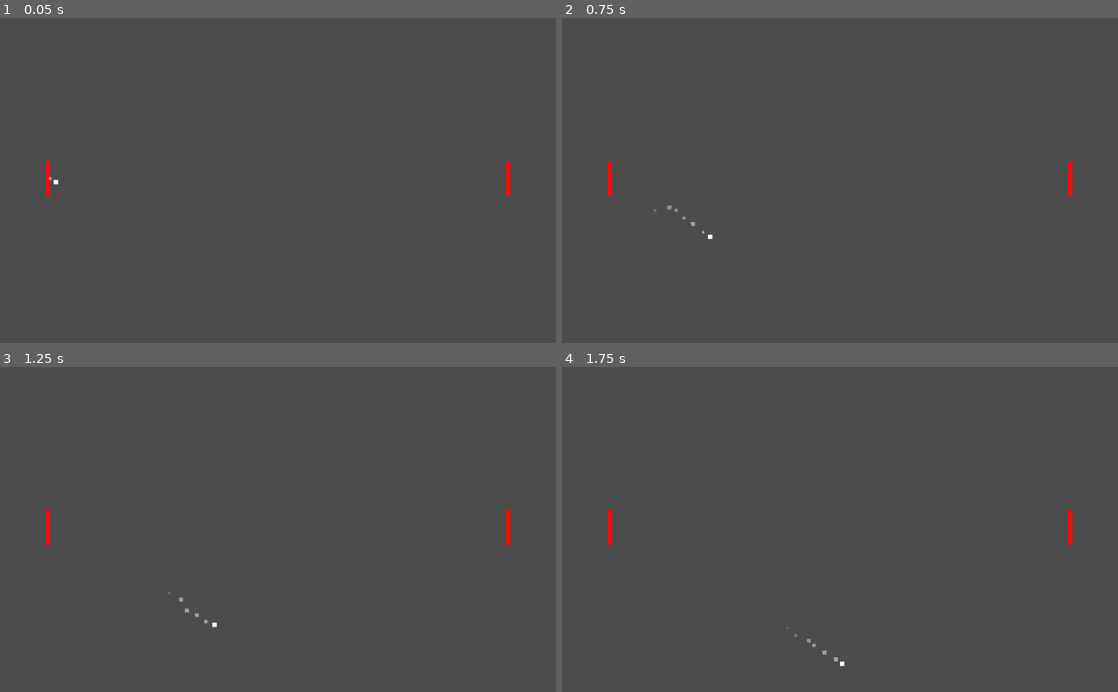
Above: before the commit, frames 1-4 (two rows, left to right).
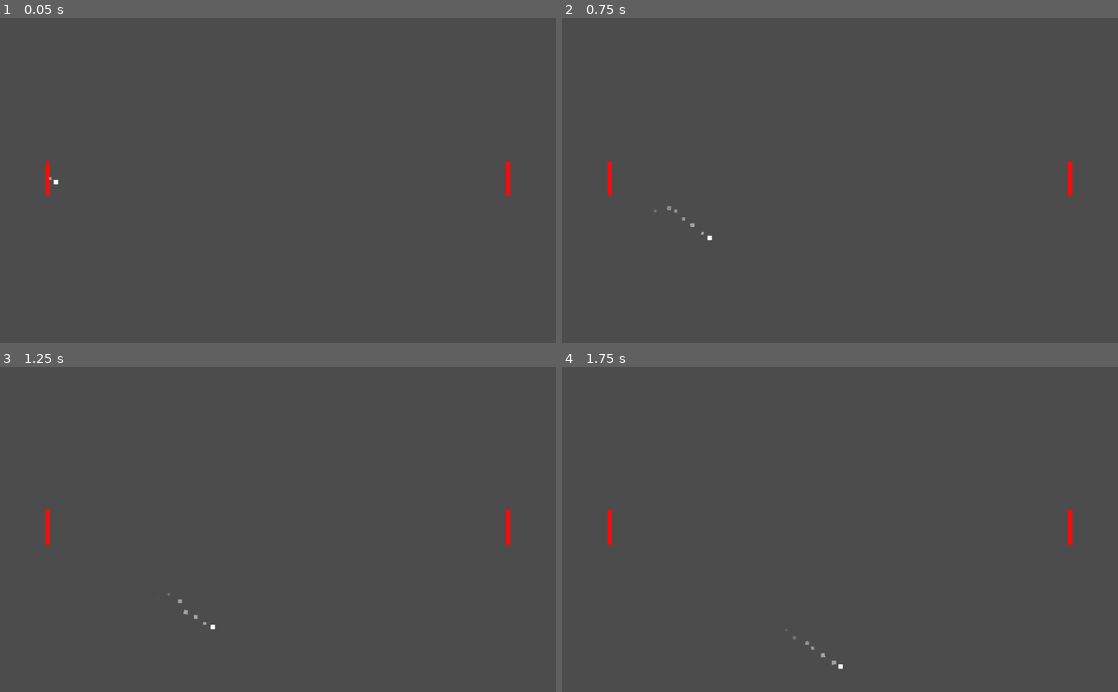
Above: after the commit, the same moments.

Repository: mgonzalezperna/pong-remix
Game: Godot game, scene res://scenes/scene-base.tscn
Two runs of this game, one before a commit and one after it. Both use one fixed random seed, a clock stepped at 60 frames per second and the inputs below.
Inputs:
- Up to frame 1 (0.05 s): no input
- Up to frame 2 (0.75 s): no input
- Up to frame 3 (1.25 s): no input
- Up to frame 4 (1.75 s): no input

Frame 1 is identical in both runs. In frame 2, less than 0.1% of the frame differs, in the area x 16-28%, y 57-69%; in frame 3, less than 0.1%; in frame 4, less than 0.1%, in the area x 40-51%, y 80-93%.

Commit message:
paddle angle rotation clamp

Diff:
--- a/scripts/ball.gd
+++ b/scripts/ball.gd
@@ -2,7 +2,7 @@
 
 var screen_size
 export(float, 0, 1) var paddle_angle_override = 0.5
-
+export(int, 0, 180) var max_rotation_override = 45
 # Called when the node enters the scene tree for the first time.
 func _ready():
 	screen_size = get_viewport_rect().size
@@ -26,9 +26,10 @@
 	var collition_bodies = get_colliding_bodies()
 	for body in collition_bodies:
 		if body.get_name() in ["paddle_player1", "paddle_player2"]:
-			var hit_vector = body.position.direction_to(self.position)
+			# var shape = get_node(NodePath("../" + body.get_name() + "/CollisionShape2D")).get_shape()
+			var paddleOffset = body.get_name() == "paddle_player1" if -40 else 40
+			var hit_vector = (body.position + Vector2(paddleOffset, 0)).direction_to(self.position)
 			var rotation = self.linear_velocity.angle_to(hit_vector) * paddle_angle_override
-			print('hit_angle ', hit_vector.angle())
-			print('linear_velocity ', self.linear_velocity.angle())
-			print('rotation ', rotation)
+			print('rotation ', rad2deg(rotation))
+			rotation = clamp(rotation, -deg2rad(max_rotation_override), deg2rad(max_rotation_override))
 			self.linear_velocity = self.linear_velocity.rotated(rotation)
